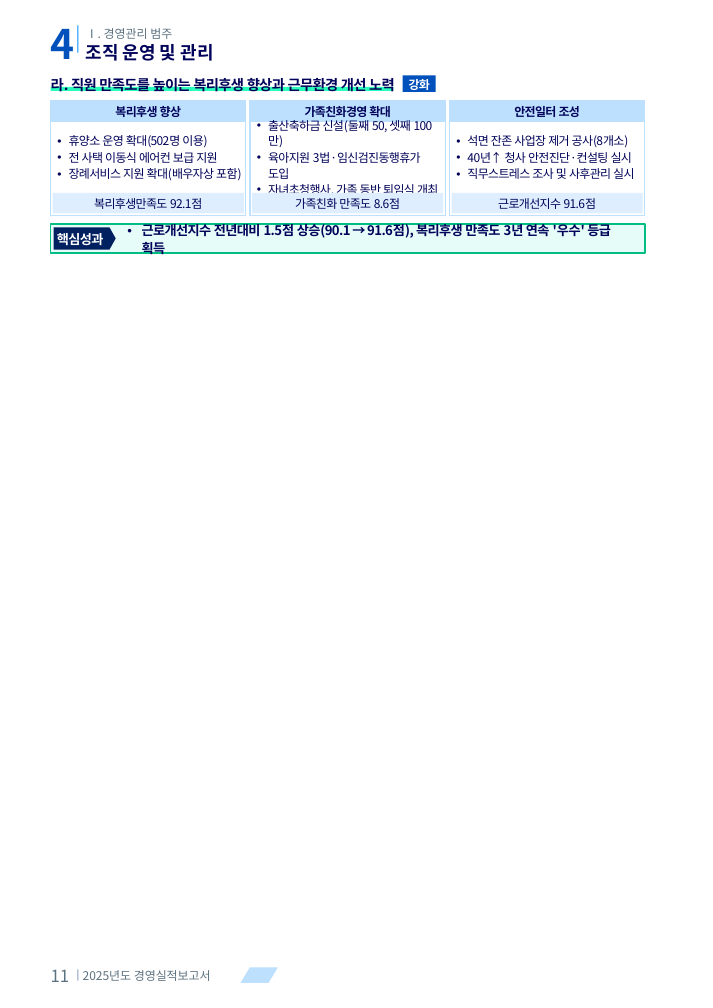
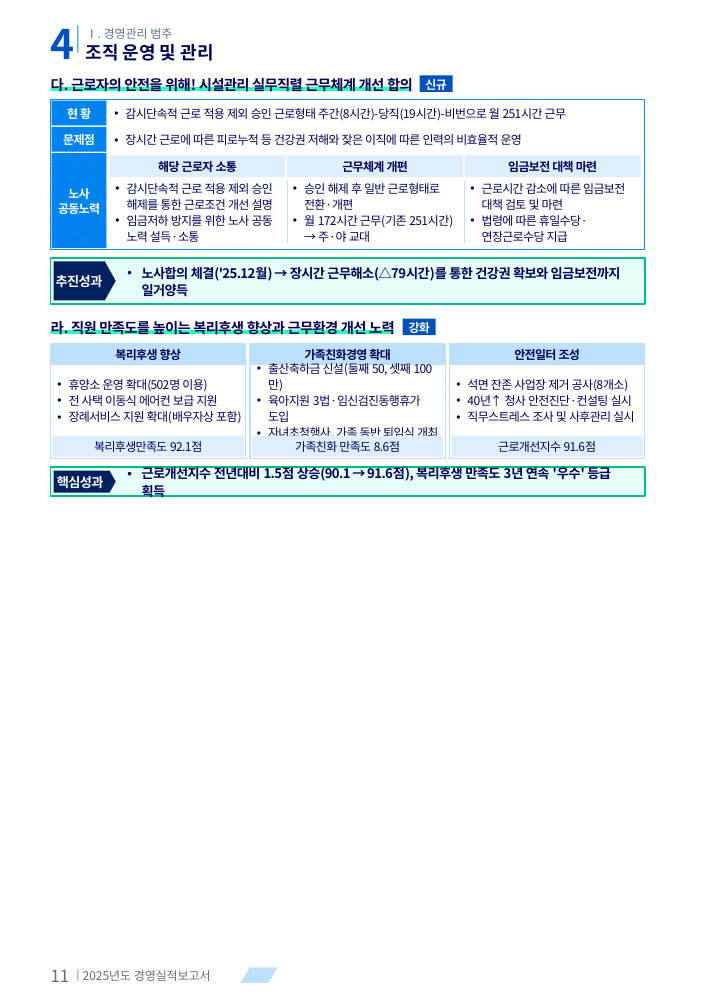
Before and after one commit to khjlsi-creator/claude, a slide deck: slide 11 of korad-경영평가-ppt/KORAD_경영평가_레이아웃_카탈로그_A4세로.pptx. Drawn at 713x1008 pixels with LibreOffice and Linux fonts; fonts in the diff are those of the drawing. Boxes give left, top, right and bottom in pixels: in the first picture for what was removed or moved away, otherwise in the second. Text is boxed around its words. In the diff, an @@ line names an element or a change of style, - is before the commit and + after.

```diff
--- a/korad-경영평가-ppt/KORAD_경영평가_레이아웃_카탈로그_A4세로.pptx
+++ b/korad-경영평가-ppt/KORAD_경영평가_레이아웃_카탈로그_A4세로.pptx
@@ rectangle: place and size @@
-rectangle at (51, 87, 393, 91)
+rectangle at (51, 87, 410, 91)
@@ text at (51, 76, 413, 95): text changed @@
-라. 직원 만족도를 높이는 복리후생 향상과 근무환경 개선 노력
+다. 근로자의 안전을 위해! 시설관리 실무직렬 근무체계 개선 합의
@@ rectangle added at (419, 75, 452, 91), fill #0051BC, 10 pt, text #FFFFFF, bold @@
+신규
@@ rectangle: place and size @@
-rectangle at (51, 100, 246, 216)
+rectangle at (51, 99, 645, 249)
@@ rectangle at (51, 99, 645, 249): outline #BDE0FF 1 pt to #008EFF 0.75 pt @@
@@ rectangle added at (52, 101, 107, 126), fill pattern #0990FF on #0080EA, 10 pt, text #FFFFFF, bold @@
+현 황
@@ text added at (125, 108, 566, 121), 10 pt, text #000359 @@
+• 감시단속적 근로 적용 제외 승인 근로형태 주간(8시간)-당직(19시간)-비번으로 월 251시간 근무
@@ rectangle added at (52, 127, 107, 152), fill pattern #0990FF on #0080EA, 10 pt, text #FFFFFF, bold @@
+문제점
@@ text added at (125, 134, 522, 145), 10 pt, text #000359 @@
+• 장시간 근로에 따른 피로누적 등 건강권 저해와 잦은 이직에 따른 인력의 비효율적 운영
@@ rectangle added at (52, 153, 107, 248), fill pattern #0990FF on #0080EA, 10 pt, text #FFFFFF, bold @@
+노사
+공동노력
@@ rectangle added at (109, 155, 285, 177), fill #DEEEFF, 10 pt, text #000359, bold @@
+해당 근로자 소통
@@ rectangle added at (287, 155, 463, 177), fill #DEEEFF, 10 pt, text #000359, bold @@
+근무체계 개편
@@ rectangle "임금보전 대책 마련": place and size @@
-rectangle "임금보전 대책 마련" at (449, 100, 644, 216)
+rectangle "임금보전 대책 마련" at (465, 155, 641, 177)
@@ rectangle "임금보전 대책 마련" at (465, 155, 641, 177): fill #FFFFFF to #DEEEFF; outline #BDE0FF 1 pt to none @@
@@ text in rectangle at (508, 161, 597, 172): text added @@
+임금보전 대책 마련
@@ text added at (127, 183, 273, 242), 10 pt, text #000359 @@
+• 감시단속적 근로 적용 제외 승인 해제를 통한 근로조건 개선 설명
+• 임금저하 방지를 위한 노사 공동 노력 설득·소통
@@ line added from (287, 181) to (287, 243), #BDE0FF 0.75 pt @@
@@ text added at (304, 183, 453, 242), 10 pt, text #000359 @@
+• 승인 해제 후 일반 근로형태로 전환·개편
+• 월 172시간 근무(기존 251시간) → 주·야 교대
@@ line added from (465, 181) to (465, 243), #BDE0FF 0.75 pt @@
@@ text added at (482, 183, 625, 242), 10 pt, text #000359 @@
+• 근로시간 감소에 따른 임금보전 대책 검토 및 마련
+• 법령에 따른 휴일수당·연장근로수당 지급
@@ rectangle: place and size @@
-rectangle at (51, 224, 645, 253)
+rectangle at (51, 258, 645, 304)
@@ pentagon arrow added at (53, 261, 116, 300), fill #002060, 11 pt, text #FFFFFF, bold @@
+추진성과
@@ text added at (142, 267, 621, 297), 11 pt, text #000359, bold @@
+• 노사합의 체결('25.12월) → 장시간 근무해소(△79시간)를 통한 건강권 확보와 임금보전까지 일거양득
@@ text added at (51, 319, 395, 338), 12 pt, text #000359, bold @@
+라. 직원 만족도를 높이는 복리후생 향상과 근무환경 개선 노력
@@ rectangle added at (51, 330, 393, 335), fill #29FFBD @@
@@ rectangle added at (51, 343, 246, 459), fill #FFFFFF, outline #BDE0FF 1 pt @@
@@ 8 rectangles, 4 texts, 1 pentagon arrow: place and size @@
-8 rectangles, 4 texts, 1 pentagon arrow at (51, 75, 644, 257)
+8 rectangles, 4 texts, 1 pentagon arrow at (51, 318, 644, 500)
@@ rectangle added at (449, 343, 644, 459), fill #FFFFFF, outline #BDE0FF 1 pt @@
@@ rectangle added at (51, 467, 645, 497), fill #E6FCF9, outline #00BE83 1.5 pt @@
```
Also in this commit, not shown: 3 other slides changed, 6 other files.
